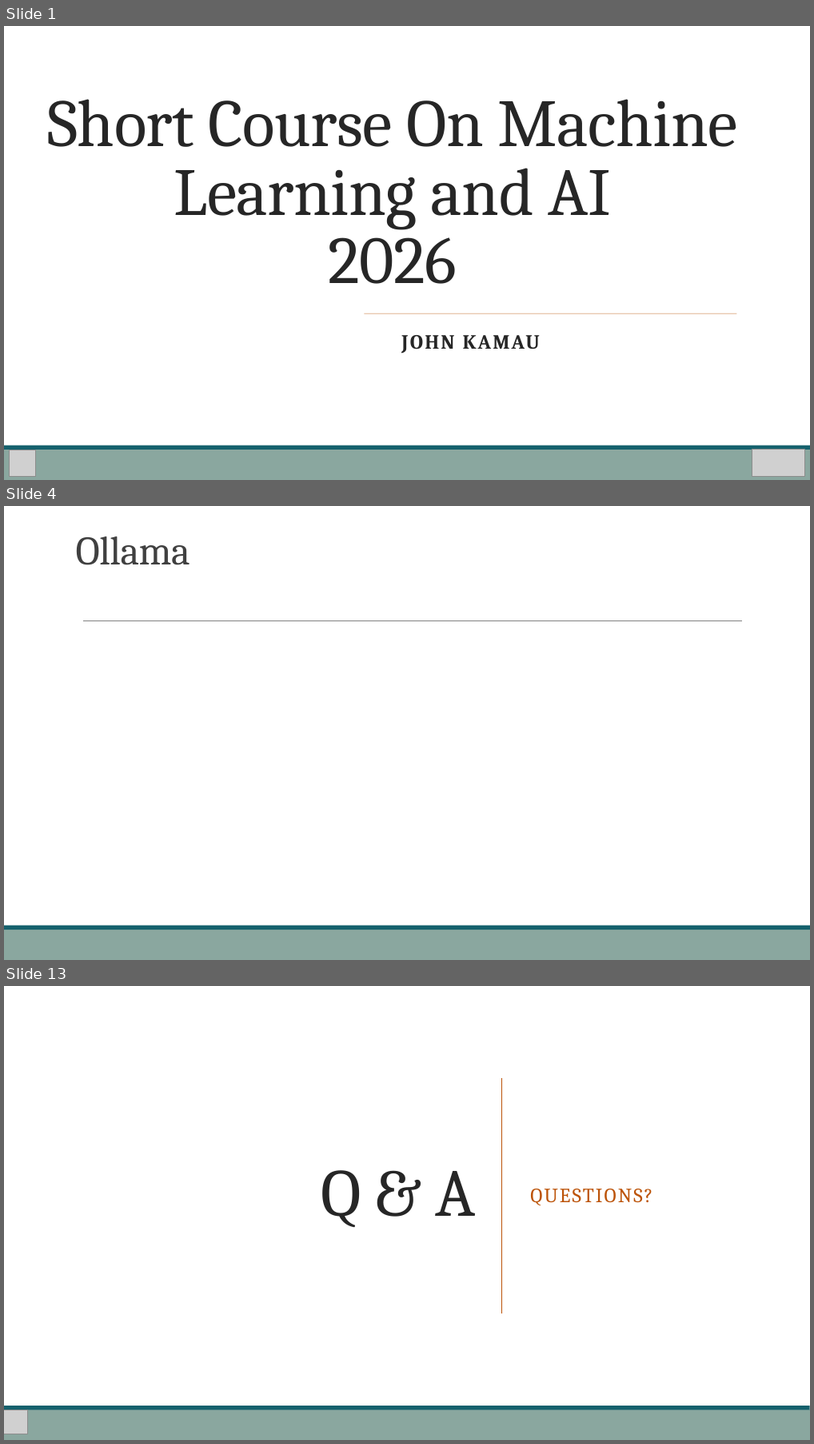
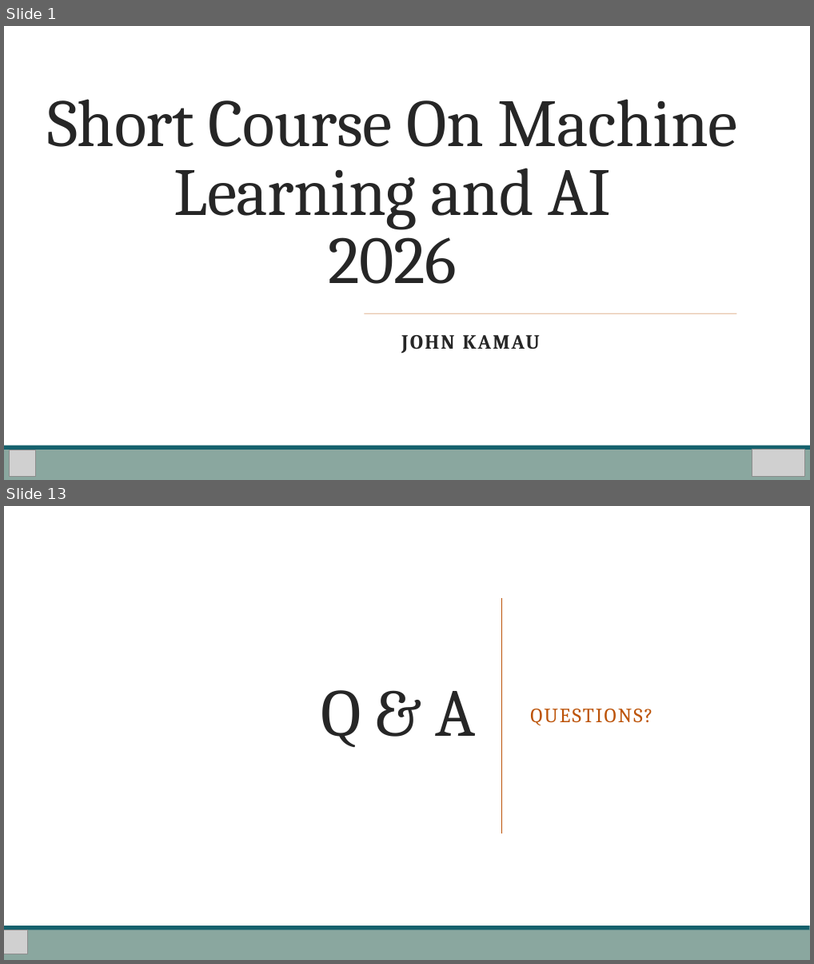
Before and after one commit to Stemical/AI-ML-Workshop-2026, a slide deck: AI Workshop Day3.pptx. Shown one above the other, each under a label of ours: slides 1, 4 and 13 before the commit, slides 1 and 13 after it; the slides between them are not shown. The pictures are 814x1444 and 814x964 pixels, drawn with LibreOffice and Linux fonts; fonts in the diff are those of the drawing; grey boxes stand for pictures. Boxes give left, top, right and bottom in pixels: in the first picture for what was removed or moved away, otherwise in the second. Text is boxed around its words. In the diff, an @@ line names an element or a change of style, - is before the commit and + after.

```diff
--- a/AI Workshop Day3.pptx
+++ b/AI Workshop Day3.pptx
@@ slide 4 removed at (4, 506, 810, 960), background #FFFFFF @@
@@ title removed at (76, 536, 190, 565) @@
-Ollama
@@ line removed from (83, 621) to (742, 621) @@
@@ rectangle removed at (4, 929, 810, 960) @@
@@ rectangle removed at (4, 925, 810, 929) @@
```
Also in this commit, not shown: 3 slides changed, 8 slides added, 7 other slides removed, 8 other files.
